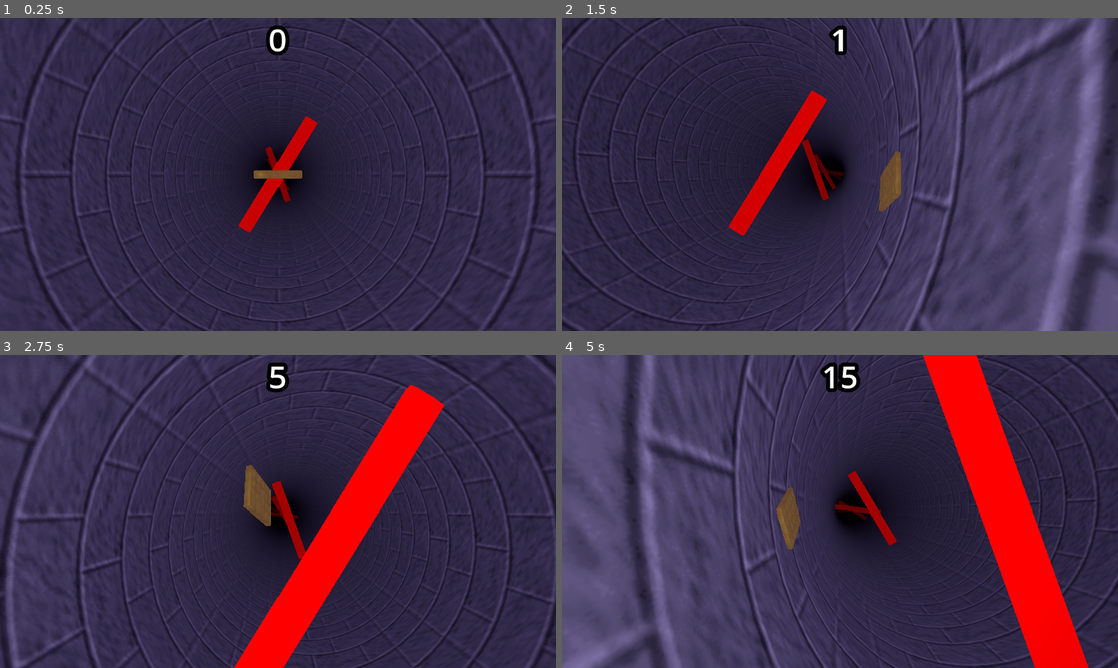
Above: before the commit, frames 1-4 (two rows, left to right).
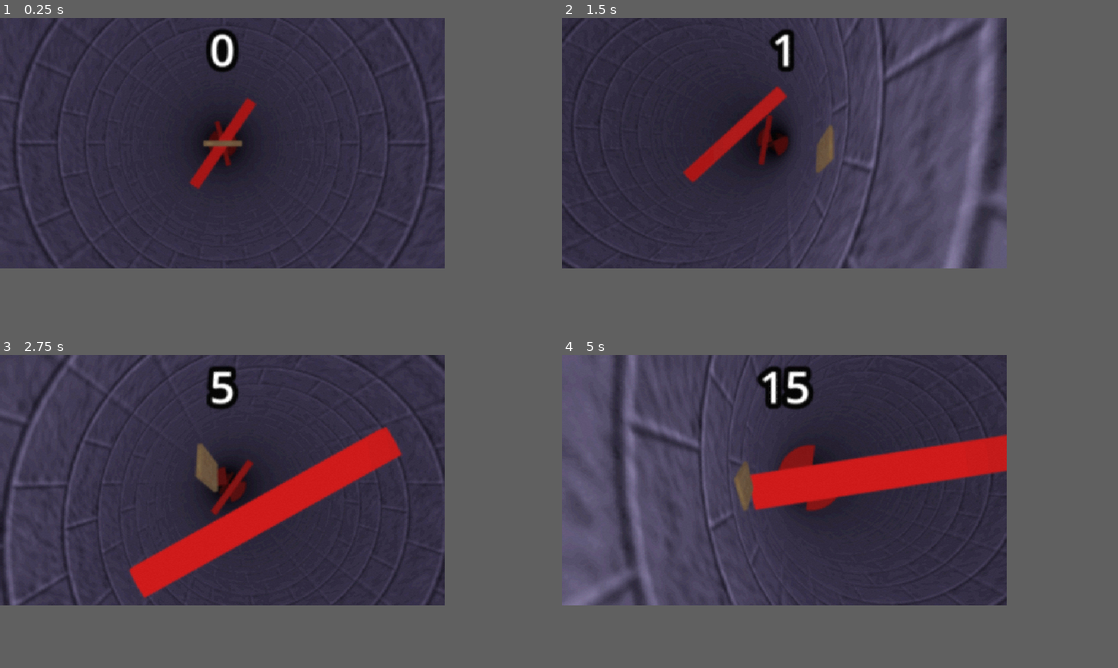
Above: after the commit, the same moments.

Repository: TaelsDaFoox/wafall
Game: Godot game, scene res://world.tscn
The game is run twice, just before and just after one commit, with the same random seed, the same clock (stepped at 60 frames per second) and the same inputs.
Inputs:
- Up to frame 1 (0.25 s): no input
- Up to frame 2 (1.5 s): tap Enter at 0.5 s; hold D (right) 0.53-1.28 s; tap Alt at 0.6 s; hold S (down) from 1.28 s (still down); tap Shift at 1.35 s
- Up to frame 3 (2.75 s): release S (down) at 2.03 s; hold D (right) from 2.03 s (still down); tap Alt at 2.1 s
- Up to frame 4 (5 s): release D (right) at 2.78 s; hold W (up) 2.78-3.53 s; tap Shift at 2.85, 4.35 s; hold A (left) from 3.53 s (still down); tap Alt at 3.6 s
In our replay, the window is 800x450 before the commit and 640x360 after it. These sizes can differ from the game's own. Grey fills any space a smaller window leaves; there, only what the larger window draws over its background counts as a difference.

The runs differ from the first frame. In frame 1, 11% of the frame differs, in the area x 0-100%, y 0-100%; in frame 2, 37%; in frame 3, 55%; in frame 4, 55%.

Commit message:
sounds, shaders, exploding
added audio and a shader, also you now explode when hitting an obstacle (no health system yet)

Diff:
--- /dev/null
+++ b/materials/jpeg.gdshader
@@ -0,0 +1,48 @@
+shader_type canvas_item;
+
+// to use:
+// create a ColorRect that covers the area you want
+// apply shader as the material for it
+
+
+uniform sampler2D screen_texture : hint_screen_texture;
+
+uniform float washout_intensity : hint_range(0.0, 1.0) = 0.3;
+uniform float blur_amount : hint_range(0.0, 5.0) = 1.0;
+uniform float blockiness : hint_range(50.0, 1000.0) = 150.0;
+uniform float color_steps : hint_range(8, 32) = 16.0;
+uniform float grain_amount : hint_range(0.0, 0.1) = 0.02;
+void fragment() {
+    // compress some
+    vec2 block_uv = floor(UV * blockiness) / blockiness;
+
+    // blur-ish
+    vec2 texel_size = vec2(1.0) / vec2(textureSize(screen_texture, 0));
+    vec4 color = vec4(0.0);
+    vec3 avg_color = vec3(0.0);
+    int samples = 0;
+
+    for (float x = -1.0; x <= 1.0; x++) {
+        for (float y = -1.0; y <= 1.0; y++) {
+            if (mod(x + y, 2.0) == 0.0) {
+                color += texture(screen_texture, block_uv + vec2(x, y) * texel_size * blur_amount);
+                avg_color += texture(screen_texture, block_uv + vec2(x, y) * texel_size).rgb;
+                samples++;
+            }
+        }
+    }
+
+    color /= float(samples);
+    avg_color /= float(samples);
+
+    // make kind of washed out
+    float grayscale = dot(color.rgb, vec3(0.299, 0.587, 0.114));
+    color.rgb = mix(color.rgb, vec3(grayscale) + vec3(0.1), washout_intensity);
+    color.rgb = floor(color.rgb * (color_steps * 1.5)) / (color_steps * 1.5);
+
+    // grain
+    float noise = (fract(sin(dot(block_uv * vec2(12.9898, 78.233), vec2(12.9898, 78.233))) * 43758.5453) - 0.5) * 2.0;
+    color.rgb += noise * (grain_amount * 0.5); // Reduced grain amount
+
+    COLOR = clamp(color, 0.0, 1.0);
+}
--- /dev/null
+++ b/materials/jpeg.tres
@@ -0,0 +1,11 @@
+[gd_resource type="ShaderMaterial" load_steps=2 format=3 uid="uid://cc6jq52jf3gxv"]
+
+[ext_resource type="Shader" uid="uid://338hu16a6wyk" path="res://materials/jpeg.gdshader" id="1_4kowo"]
+
+[resource]
+shader = ExtResource("1_4kowo")
+shader_parameter/washout_intensity = 0.3
+shader_parameter/blur_amount = 1.0000000475
+shader_parameter/blockiness = 500.000021375
+shader_parameter/color_steps = 32.0
+shader_parameter/grain_amount = 0.02
--- a/obstacle.gd
+++ b/obstacle.gd
@@ -1,9 +1,19 @@
-extends CSGBox3D
+extends Node3D
+var spinspeed := 0.0
 
 func _ready() -> void:
+	spinspeed= randf_range(-0.5,0.5)
 	Global.wrap.connect(wrap)
 func wrap():
 	position.y+=20
 	if position.y>80:
 		$"../ObstacleController".spawnObstacle()
 		queue_free()
+
+
+func _on_area_3d_body_entered(body: Node3D) -> void:
+	body.explode()
+	#get_tree().reload_current_scene()
+
+func _process(delta: float) -> void:
+	rotation.y+=spinspeed*delta
--- a/obstacle_controller.gd
+++ b/obstacle_controller.gd
@@ -1,5 +1,6 @@
 extends Node3D
 var obstacle1 = load("res://obstacles/obstacle_line.tscn")
+var obstacle2 = load("res://obstacles/obstacle_checker.tscn")
 @export var obstacledist = 200
 
 func _ready() -> void:
@@ -7,13 +8,20 @@
 		spawnObstacleCustom(i*obstacledist+100)
 
 func spawnObstacle():
-	var obstacle = obstacle1.instantiate()
+	var obstacle = newObstacle()
 	get_parent().add_child(obstacle)
 	obstacle.position.y = -obstacledist*5
 	obstacle.rotation.y=randf()*PI*2
 
 func spawnObstacleCustom(dist:float):
-	var obstacle = obstacle1.instantiate()
+	var obstacle = newObstacle()
 	get_parent().add_child.call_deferred(obstacle)
 	obstacle.position.y = -dist
 	obstacle.rotation.y=randf()*PI*2
+
+func newObstacle():
+	match randi_range(1,2):
+		1:
+			return obstacle1.instantiate()
+		2:
+			return obstacle2.instantiate()
--- a/obstacles/obstacle_checker.tscn
+++ b/obstacles/obstacle_checker.tscn
@@ -1,23 +1,28 @@
-[gd_scene load_steps=3 format=3 uid="uid://ufildksfj5fi"]
+[gd_scene load_steps=4 format=3 uid="uid://ufildksfj5fi"]
 
 [ext_resource type="Material" uid="uid://jdpydlx2ixyq" path="res://materials/killbrick_mat.tres" id="1_4pxme"]
+[ext_resource type="Script" uid="uid://mguwx63lkt2u" path="res://obstacle.gd" id="1_ymegw"]
 
 [sub_resource type="BoxShape3D" id="BoxShape3D_4pxme"]
 size = Vector3(97.8407, 2.282959, 94.16907)
 
 [node name="Obstacle" type="Node3D"]
+script = ExtResource("1_ymegw")
 
 [node name="CSGBox3D" type="CSGBox3D" parent="."]
-transform = Transform3D(1, 0, 0, 0, 1, 0, 0, 0, 1, 47.64621, 0, 29.917053)
+transform = Transform3D(1, 0, 0, 0, 1, 0, 0, 0, 1, 48.89308, 0, 46.540688)
 size = Vector3(97.84711, 2.3857422, 93.4259)
 material = ExtResource("1_4pxme")
 
 [node name="CSGBox3D2" type="CSGBox3D" parent="."]
-transform = Transform3D(1, 0, 0, 0, 1, 0, 0, 0, 1, -50.182377, 0, -63.59141)
+transform = Transform3D(1, 0, 0, 0, 1, 0, 0, 0, 1, -48.935505, 0, -46.967777)
 size = Vector3(97.84711, 2.3857422, 93.4259)
 material = ExtResource("1_4pxme")
 
 [node name="Area3D" type="Area3D" parent="."]
+transform = Transform3D(1, 0, 0, 0, 1, 0, 0, 0, 1, 1.2468729, 0, 16.623634)
+collision_layer = 0
+collision_mask = 2
 
 [node name="CollisionShape3D" type="CollisionShape3D" parent="Area3D"]
 transform = Transform3D(1, 0, 0, 0, 1, 0, 0, 0, 1, -50.17975, 0, -63.920227)
@@ -26,3 +31,5 @@
 [node name="CollisionShape3D2" type="CollisionShape3D" parent="Area3D"]
 transform = Transform3D(1, 0, 0, 0, 1, 0, 0, 0, 1, 47.50903, 0.013225555, 30.189287)
 shape = SubResource("BoxShape3D_4pxme")
+
+[connection signal="body_entered" from="Area3D" to="." method="_on_area_3d_body_entered"]
--- /dev/null
+++ b/obstacles/obstacle_hole.tscn
@@ -0,0 +1,23 @@
+[gd_scene load_steps=4 format=3 uid="uid://br7itx70n86ep"]
+
+[ext_resource type="Script" uid="uid://mguwx63lkt2u" path="res://obstacle.gd" id="1_rpwig"]
+[ext_resource type="Material" uid="uid://jdpydlx2ixyq" path="res://materials/killbrick_mat.tres" id="2_d1yeu"]
+
+[sub_resource type="BoxShape3D" id="BoxShape3D_882fk"]
+size = Vector3(10.728516, 2.282959, 108.23047)
+
+[node name="Obstacle" type="Node3D"]
+script = ExtResource("1_rpwig")
+
+[node name="Area3D" type="Area3D" parent="."]
+collision_layer = 0
+collision_mask = 2
+
+[node name="CollisionShape3D" type="CollisionShape3D" parent="Area3D"]
+shape = SubResource("BoxShape3D_882fk")
+
+[node name="CSGBox3D" type="CSGBox3D" parent="."]
+size = Vector3(10.676025, 2.248291, 114.22754)
+material = ExtResource("2_d1yeu")
+
+[connection signal="body_entered" from="Area3D" to="." method="_on_area_3d_body_entered"]
--- a/obstacles/obstacle_line.tscn
+++ b/obstacles/obstacle_line.tscn
@@ -3,15 +3,21 @@
 [ext_resource type="Script" uid="uid://mguwx63lkt2u" path="res://obstacle.gd" id="1_882fk"]
 [ext_resource type="Material" uid="uid://jdpydlx2ixyq" path="res://materials/killbrick_mat.tres" id="1_qdxwr"]
 
-[sub_resource type="BoxShape3D" id="BoxShape3D_5qy2g"]
+[sub_resource type="BoxShape3D" id="BoxShape3D_882fk"]
 size = Vector3(10.728516, 2.282959, 108.23047)
 
-[node name="Obstacle" type="CSGBox3D"]
-size = Vector3(10.7126465, 2.3063965, 121.94751)
-material = ExtResource("1_qdxwr")
+[node name="Obstacle" type="Node3D"]
 script = ExtResource("1_882fk")
 
 [node name="Area3D" type="Area3D" parent="."]
+collision_layer = 0
+collision_mask = 2
 
 [node name="CollisionShape3D" type="CollisionShape3D" parent="Area3D"]
-shape = SubResource("BoxShape3D_5qy2g")
+shape = SubResource("BoxShape3D_882fk")
+
+[node name="CSGBox3D" type="CSGBox3D" parent="."]
+size = Vector3(10.676025, 2.248291, 114.22754)
+material = ExtResource("1_qdxwr")
+
+[connection signal="body_entered" from="Area3D" to="." method="_on_area_3d_body_entered"]
--- a/project.godot
+++ b/project.godot
@@ -21,6 +21,8 @@
 
 [display]
 
+window/size/viewport_width=640
+window/size/viewport_height=360
 window/stretch/mode="viewport"
 
 [editor_plugins]
@@ -71,3 +73,4 @@
 
 renderer/rendering_method="gl_compatibility"
 renderer/rendering_method.mobile="gl_compatibility"
+anti_aliasing/quality/msaa_3d=1
--- a/waffle.gd
+++ b/waffle.gd
@@ -1,6 +1,9 @@
 extends RigidBody3D
 @export var movespeed := 1.0
 var falldistextra :=0.0
+@onready var explosion = $explosion
+var explodeframe := 19.0
+@onready var sfx := $AudioStreamPlayer
 func _physics_process(delta: float) -> void:
 	var input_dir = Input.get_vector("left","right","up","down",0.5)
 	apply_central_force(Vector3(input_dir.x,0,input_dir.y)*(delta*movespeed))
@@ -11,3 +14,11 @@
 		falldistextra+=20
 		Global.emitwrap()
 	Global.falldist = -position.y+falldistextra
+	if explodeframe < 19:
+		explodeframe+=delta*30
+	explosion.frame = int(explodeframe)
+
+func explode():
+	sfx.play()
+	explodeframe=0.0
+	apply_central_impulse(Vector3(0,150,0))
--- a/waffle.tscn
+++ b/waffle.tscn
@@ -1,15 +1,31 @@
-[gd_scene load_steps=4 format=3 uid="uid://dian7bnwaawuo"]
+[gd_scene load_steps=6 format=3 uid="uid://dian7bnwaawuo"]
 
 [ext_resource type="PackedScene" uid="uid://b113vnreh7lai" path="res://models/waffle.glb" id="1_0tgtb"]
 [ext_resource type="Script" uid="uid://dfneuo3jlriph" path="res://waffle.gd" id="1_lkhhq"]
+[ext_resource type="Texture2D" uid="uid://bvbqan13o6ot2" path="res://textures/explode.png" id="3_mdcnc"]
+[ext_resource type="AudioStream" uid="uid://dtvjxleqjv5e" path="res://audio/sfx/snd_badexplosion.wav" id="4_8lmp6"]
 
 [sub_resource type="BoxShape3D" id="BoxShape3D_lkhhq"]
 size = Vector3(7.9521484, 9.730469, 1.2021484)
 
 [node name="Waffle" type="RigidBody3D"]
+collision_layer = 2
 script = ExtResource("1_lkhhq")
 
 [node name="model" parent="." instance=ExtResource("1_0tgtb")]
 
 [node name="CollisionShape3D" type="CollisionShape3D" parent="."]
 shape = SubResource("BoxShape3D_lkhhq")
+
+[node name="explosion" type="Sprite3D" parent="."]
+transform = Transform3D(27.645, 0, 0, 0, 27.645, 0, 0, 0, 27.645, 0, 0, 0)
+billboard = 1
+no_depth_test = true
+texture_filter = 0
+render_priority = 1
+texture = ExtResource("3_mdcnc")
+hframes = 5
+vframes = 4
+
+[node name="AudioStreamPlayer" type="AudioStreamPlayer" parent="."]
+stream = ExtResource("4_8lmp6")
--- a/world.tscn
+++ b/world.tscn
@@ -7,6 +7,8 @@
 [ext_resource type="Script" uid="uid://cborgbtsf0dtx" path="res://wall_collision.gd" id="4_aqk2v"]
 [ext_resource type="PackedScene" uid="uid://bvivxs4owof8v" path="res://ui.tscn" id="6_dwbse"]
 [ext_resource type="Script" uid="uid://hdu1pfek40vo" path="res://obstacle_controller.gd" id="8_gbfbk"]
+[ext_resource type="AudioStream" uid="uid://dqodpc3vnxchn" path="res://audio/music/hkmori - anybody can find love (except you.).mp3" id="8_ioo17"]
+[ext_resource type="Material" uid="uid://cc6jq52jf3gxv" path="res://materials/jpeg.tres" id="9_ioo17"]
 
 [sub_resource type="Environment" id="Environment_gv5m4"]
 ambient_light_source = 2
@@ -55,3 +57,20 @@
 
 [node name="ObstacleController" type="Node3D" parent="."]
 script = ExtResource("8_gbfbk")
+
+[node name="Music" type="AudioStreamPlayer" parent="."]
+stream = ExtResource("8_ioo17")
+volume_db = -5.0
+autoplay = true
+
+[node name="ShaderGlobalsOverride" type="ShaderGlobalsOverride" parent="."]
+
+[node name="CanvasLayer" type="CanvasLayer" parent="."]
+
+[node name="ColorRect" type="ColorRect" parent="CanvasLayer"]
+material = ExtResource("9_ioo17")
+anchors_preset = 15
+anchor_right = 1.0
+anchor_bottom = 1.0
+grow_horizontal = 2
+grow_vertical = 2
Not shown, added: audio/music/hkmori - anybody can find love (except you.).mp3.import
Not shown, added: audio/sfx/snd_badexplosion.wav.import
Binary file added: fonts/comic.ttf
Not shown, added: fonts/comic.ttf.import
Binary file added: fonts/comicbd.ttf
Not shown, added: fonts/comicbd.ttf.import
Binary file added: fonts/comici.ttf
Not shown, added: fonts/comici.ttf.import
Binary file added: fonts/comicz.ttf
Not shown, added: fonts/comicz.ttf.import
Not shown, added: materials/jpeg.gdshader.uid
Binary file added: textures/explode.gif
(and 5 more such lines)
